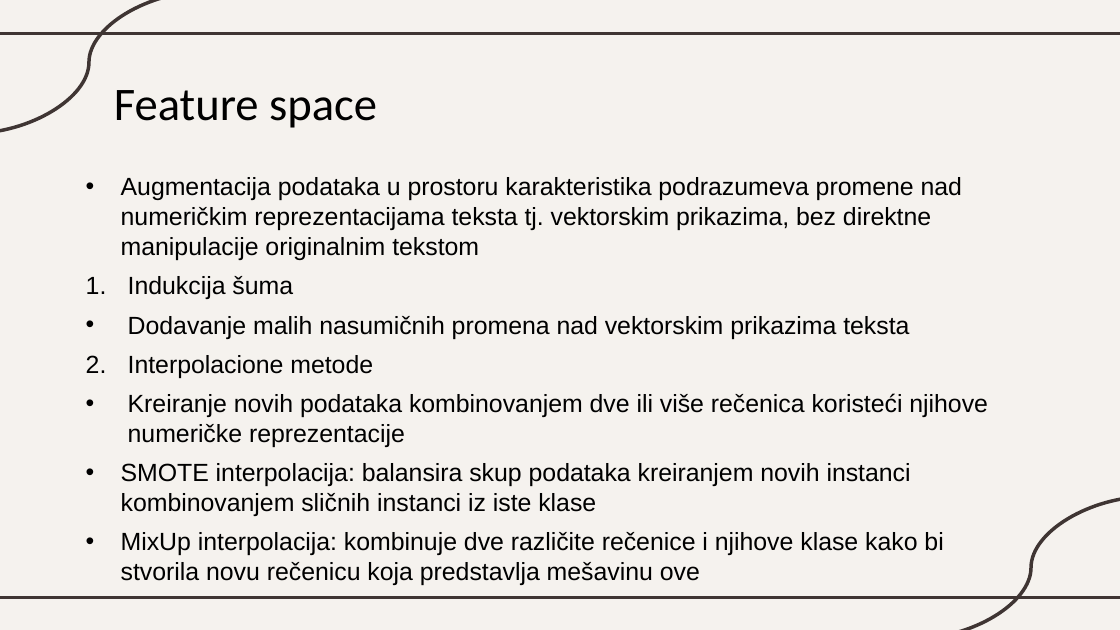
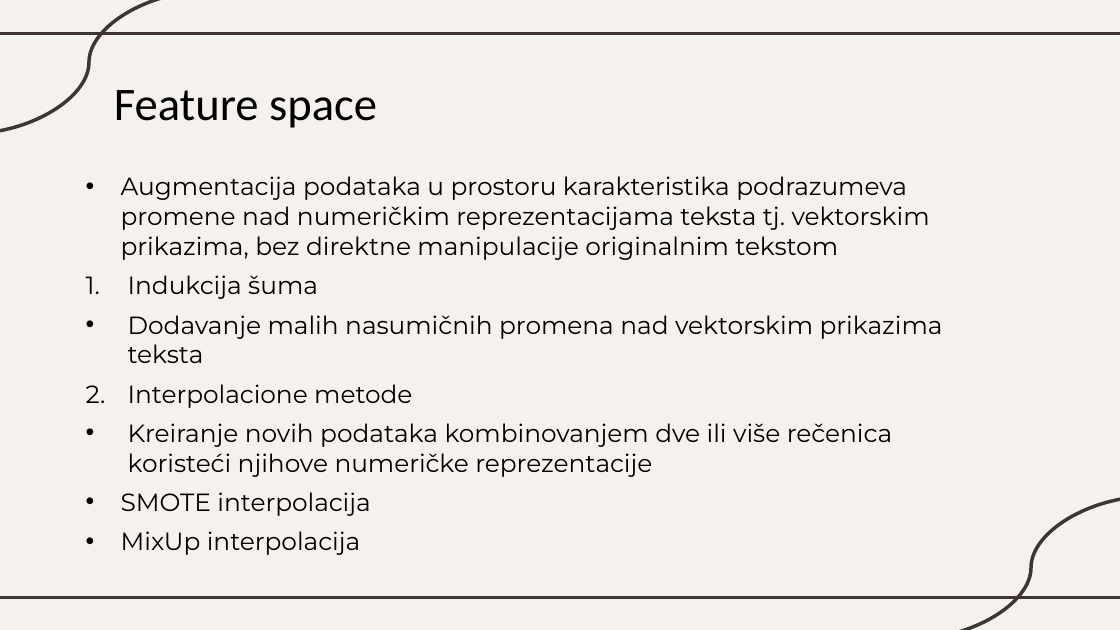
Before and after one commit to katarinaast/Text-data-augmentation, a slide deck: slide 19 of Augmentacija_PDF.pptx. Drawn at 1120x630 pixels with LibreOffice and Linux fonts; fonts in the diff are those of the drawing. Boxes give left, top, right and bottom in pixels: in the first picture for what was removed or moved away, otherwise in the second. Text is boxed around its words. In the diff, an @@ line names an element or a change of style, - is before the commit and + after.

```diff
--- a/Augmentacija_PDF.pptx
+++ b/Augmentacija_PDF.pptx
@@ text at (121,176,943,477): font Arial to Montserrat @@
@@ text at (121,492,370,555): text changed; font Arial to Montserrat @@
-• SMOTE interpolacija: balansira skup podataka kreiranjem novih instanci kombinovanjem sličnih instanci iz iste klase
-• MixUp interpolacija: kombinuje dve različite rečenice i njihove klase kako bi stvorila novu rečenicu koja predstavlja mešavinu ove
+• SMOTE interpolacija
+• MixUp interpolacija
```
Also in this commit, not shown: 21 other slides changed, 1 other file.
